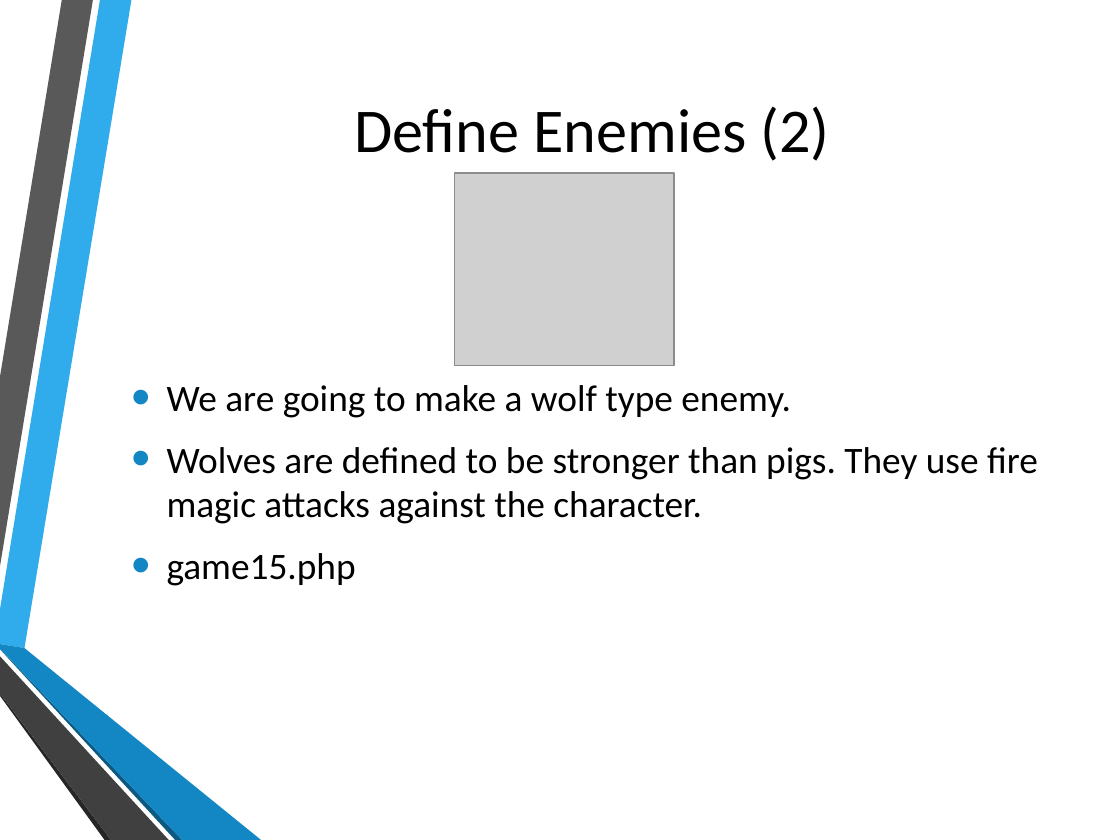
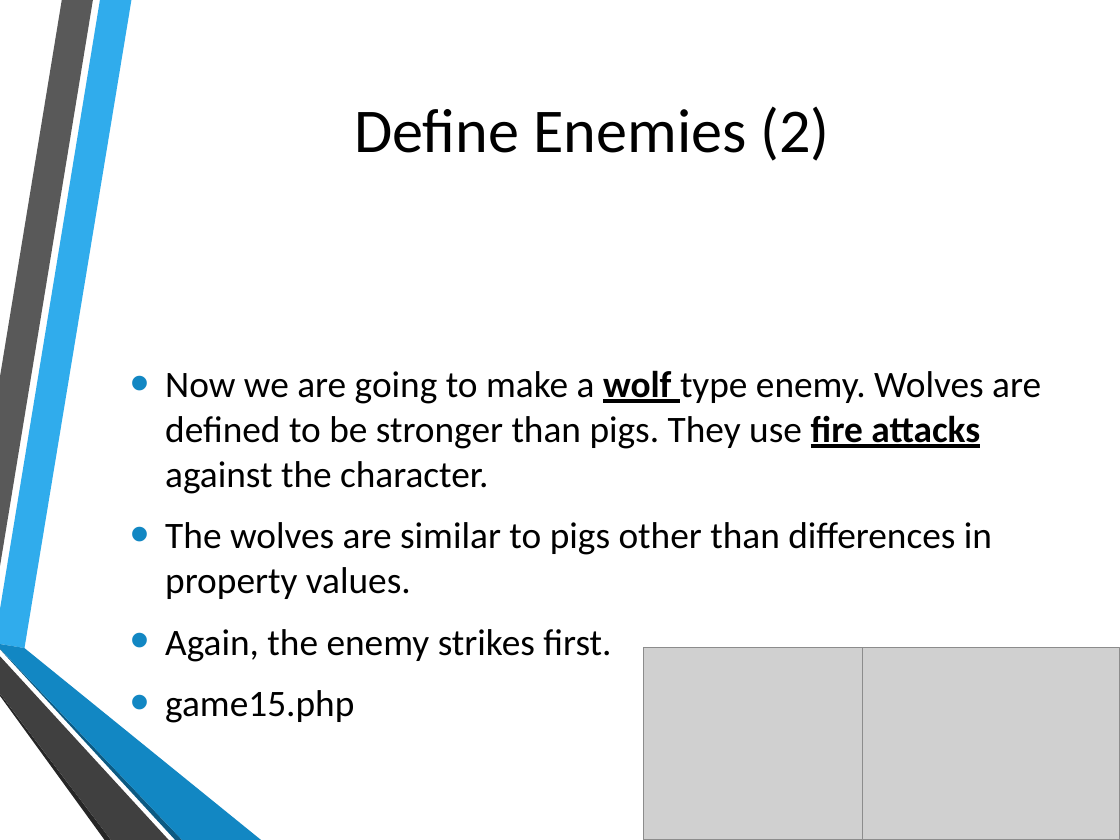
Before and after one commit to hatted/fevaworks-php, a slide deck: slide 11 of php-fw7/lesson7b-game.pptx (slide 8 before the commit). Drawn at 1120x840 pixels with LibreOffice and Linux fonts; fonts in the diff are those of the drawing; grey boxes stand for pictures; background and template pictures are left out. Boxes give left, top, right and bottom in pixels: in the first picture for what was removed or moved away, otherwise in the second. Text is boxed around its words. In the diff, an @@ line names an element or a change of style, - is before the commit and + after.

```diff
--- a/php-fw7/lesson7b-game.pptx
+++ b/php-fw7/lesson7b-game.pptx
@@ text "Now we are going to ...": place and size @@
-text "Now we are going to ..." at (167, 385, 1038, 586)
+text "Now we are going to ..." at (165, 370, 1041, 723)
@@ text at (165, 370, 1041, 662): text changed @@
-• We are going to make a wolf type enemy.
-• Wolves are defined to be stronger than pigs. They use fire magic attacks against the character.
+• Now we are going to make a wolf type enemy. Wolves are defined to be stronger than pigs. They use fire attacks against the character.
+• The wolves are similar to pigs other than differences in property values.
+• Again, the enemy strikes first.
@@ picture: place and size @@
-picture at (455, 174, 674, 366)
+picture at (643, 647, 862, 840)
@@ picture added at (862, 647, 1120, 840) @@
```
Also in this commit, not shown: 2 other slides changed, 7 slides added, 3 slides removed, 6 other files.
